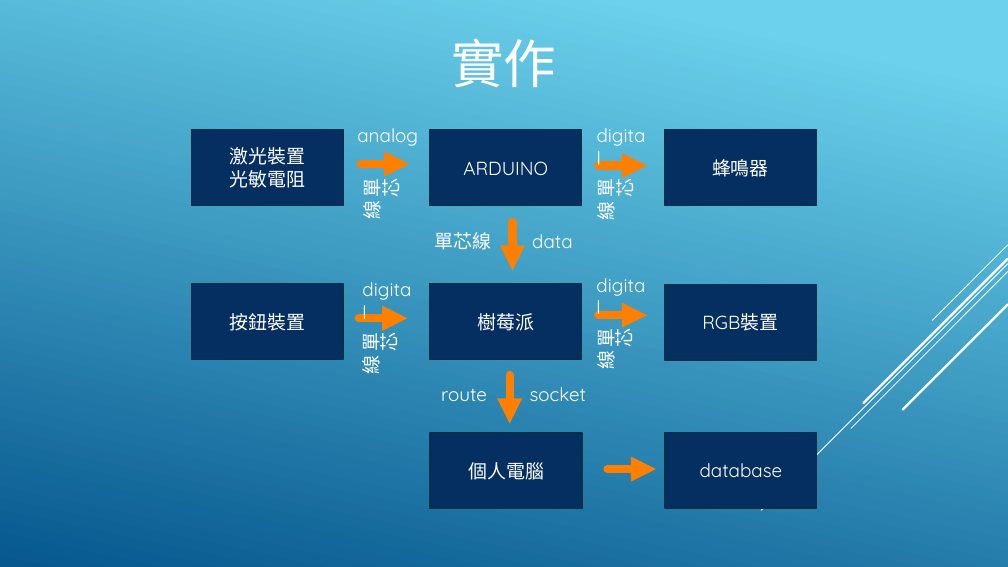
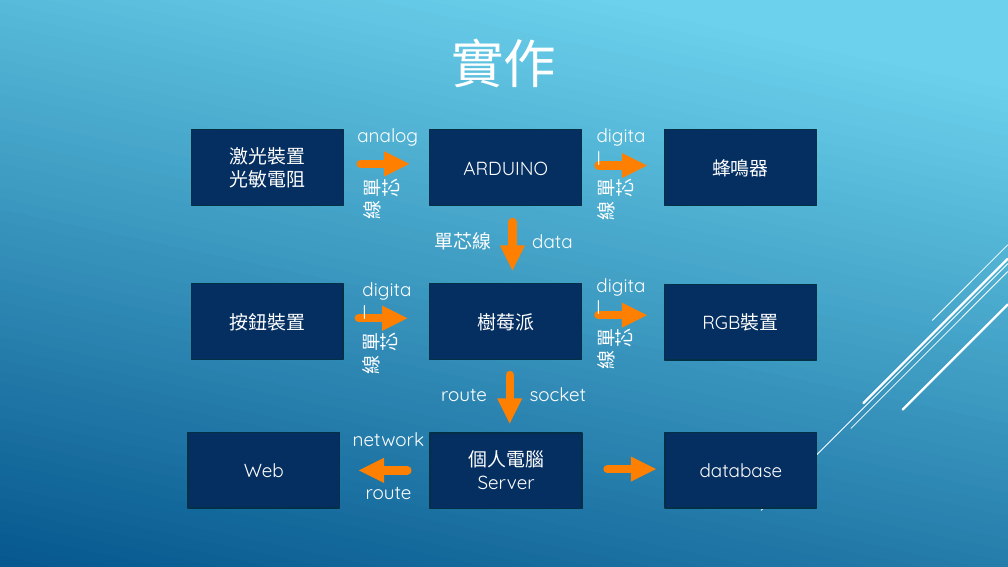
Before and after one commit to DennySORA/Environmental_Sustainability_Partition_Hackathon_2018, a slide deck: slide 5 of doc/永續發展 - 淨灘.pptx (slide 4 before the commit). Drawn at 1008x567 pixels with LibreOffice and Linux fonts; fonts in the diff are those of the drawing. Boxes give left, top, right and bottom in pixels: in the first picture for what was removed or moved away, otherwise in the second. Text is boxed around its words. In the diff, an @@ line names an element or a change of style, - is before the commit and + after.

```diff
--- a/doc/永續發展 - 淨灘.pptx
+++ b/doc/永續發展 - 淨灘.pptx
@@ rectangle added at box(188, 433, 340, 508), fill #052F61, outline #043148 1.25 pt, 18 pt, text #FFFFFF @@
+Web
@@ text added at box(353, 432, 424, 446), 18 pt, text #FFFFFF @@
+network
@@ arrow added from (408, 470) to (359, 470), #FF7F00 8 pt @@
@@ text added at box(366, 479, 412, 499), 18 pt, text #FFFFFF @@
+route
@@ text in rectangle at box(478, 475, 535, 489): paragraph added @@
+Server
```
Also in this commit, not shown: 1 other slide changed, 3 other files.
